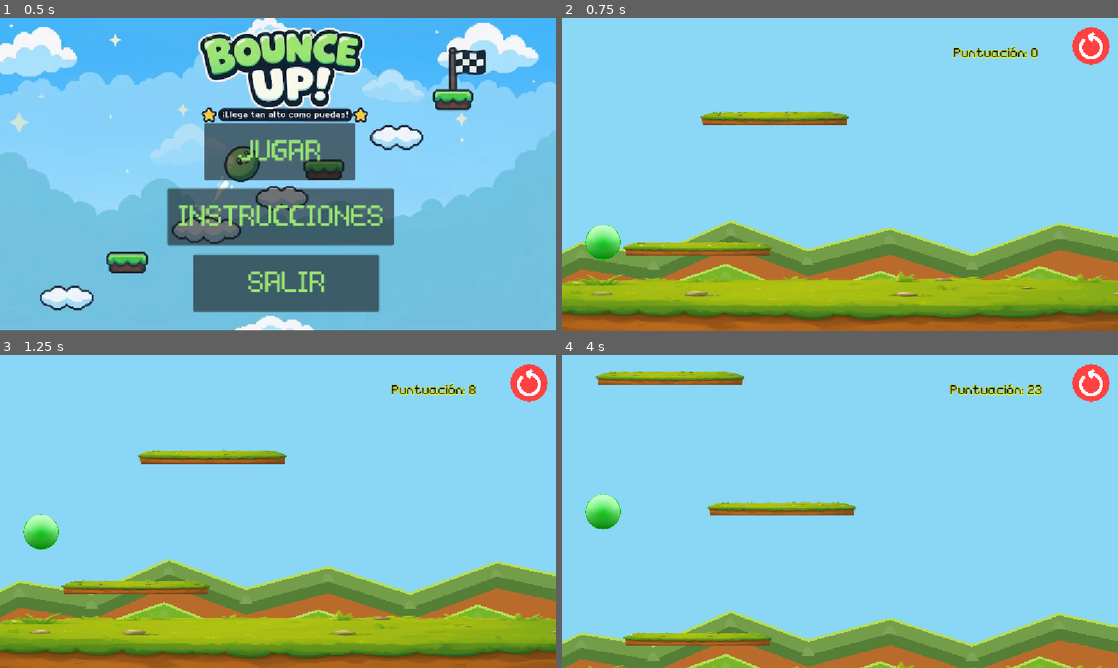
Above: before the commit, frames 1-4 (two rows, left to right).
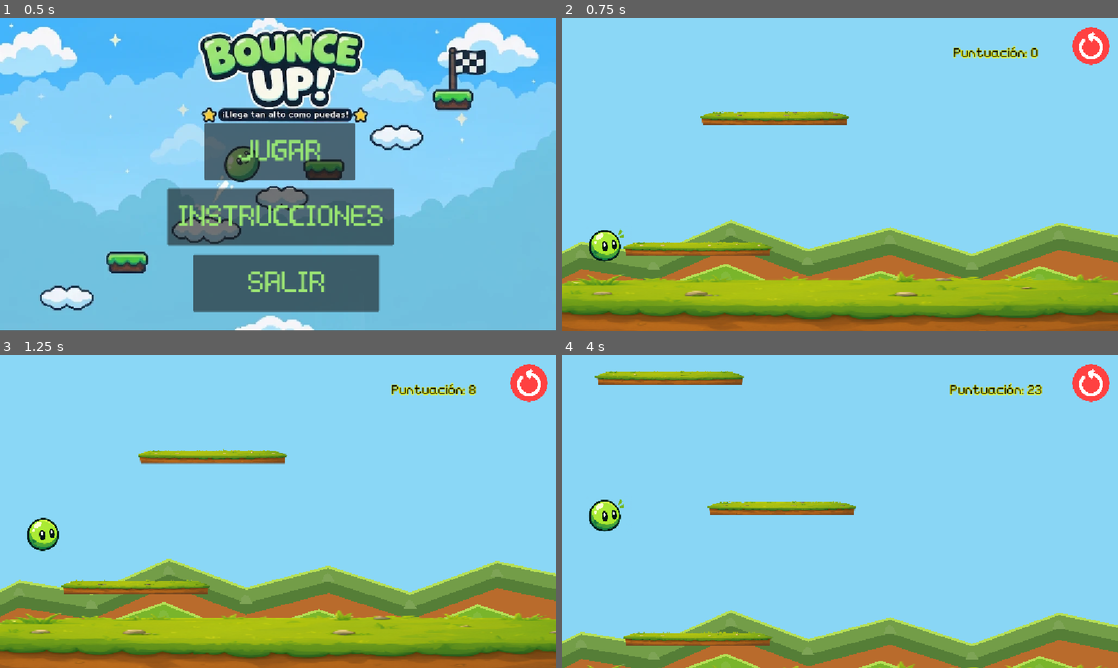
Above: after the commit, the same moments.

Repository: Miranda-511/Bounce-Up-
Game: Godot game, scene res://escenas/menu.tscn
Same seed, same stepped clock (60 frames per second), same inputs: the game is played once before the commit and once after it.
Inputs (mouse positions are in pixels of both pictures, inside the frame that each line leads up to):
- Up to frame 1 (0.5 s): no input
- Up to frame 2 (0.75 s): click "JUGAR" at 0.5 s
- Up to frame 3 (1.25 s): no input
- Up to frame 4 (4 s): click (1090, 383) at 1.25 s; click (1090, 383) at 2 s; click (1090, 383) at 2.75 s

Frame 1 is identical in both runs. In frame 2, 0.6% of the frame differs, in the area x 4-12%, y 66-78%; in frame 3, 1.1%; in frame 4, 1.8%, in the area x 0-100%, y 5-100%.

Commit message:
cambio de animaciones y sprites 1

Diff:
--- a/escenas/platform.tscn
+++ b/escenas/platform.tscn
@@ -16,6 +16,6 @@
 position = Vector2(39, 262)
 
 [node name="CollisionShape2D" type="CollisionShape2D" parent="StaticBody2D" unique_id=892721161]
-position = Vector2(893.125, 229)
+position = Vector2(888.125, 231)
 shape = SubResource("RectangleShape2D_fu541")
 one_way_collision = true
--- a/escenas/player.tscn
+++ b/escenas/player.tscn
@@ -1,6 +1,6 @@
 [gd_scene format=3 uid="uid://cfsn8nl7xmay2"]
 
-[ext_resource type="Texture2D" uid="uid://doi7qjubu6dsf" path="res://assets/green ball.png" id="1_esbpa"]
+[ext_resource type="Texture2D" uid="uid://km452lbxho06" path="res://assets/player anim sprite v2.png" id="1_esbpa"]
 
 [sub_resource type="GDScript" id="GDScript_esbpa"]
 resource_name = "mov"
@@ -17,23 +17,37 @@
 
 @onready var camera: Camera2D = $\"../Camera2D\"
 @onready var score_label: Label = $\"../CanvasLayer/ScoreLabel\"
+@onready var sprite: Sprite2D = $Sprite2D
 
 var start_y: float
 var highest_y: float
 
 
 func _ready():
+
 	start_y = global_position.y
 	highest_y = start_y
+
+	# CONFIGURACIÓN DEL SPRITE SHEET
+	sprite.hframes = 4
+	sprite.vframes = 4
+	sprite.frame = 0
 
 
 func _physics_process(delta: float) -> void:
 
+	# ==================================
 	# GRAVEDAD
+	# ==================================
+
 	if not is_on_floor():
 		velocity += get_gravity() * delta
 
+
+	# ==================================
 	# MOVIMIENTO HORIZONTAL
+	# ==================================
+
 	var direction := Input.get_axis(\"ui_left\", \"ui_right\")
 
 	if direction:
@@ -41,14 +55,33 @@
 	else:
 		velocity.x = move_toward(velocity.x, 0, SPEED)
 
+
+	# ==================================
 	# MOVIMIENTO Y COLISIONES
+	# ==================================
+
 	move_and_slide()
 
+
+	# ==================================
 	# REBOTE AUTOMÁTICO
+	# ==================================
+
 	if is_on_floor() and velocity.y >= 0:
 		velocity.y = JUMP_VELOCITY
 
+
+	# ==================================
+	# ANIMACIÓN
+	# ==================================
+
+	update_animation()
+
+
+	# ==================================
 	# SCREEN WRAPPING
+	# ==================================
+
 	var screen_width = get_viewport_rect().size.x
 
 	if global_position.x < -WRAP_MARGIN:
@@ -57,8 +90,13 @@
 	elif global_position.x > screen_width + WRAP_MARGIN:
 		global_position.x = -WRAP_MARGIN
 
+
+	# ==================================
 	# CÁMARA VERTICAL
+	# ==================================
+
 	if global_position.y < camera.global_position.y - CAMERA_TRIGGER:
+
 		var target_y = global_position.y + CAMERA_TRIGGER
 
 		camera.global_position.y = lerp(
@@ -67,30 +105,64 @@
 			min(CAMERA_SPEED * delta, 1.0)
 		)
 
+
+	# ==================================
 	# PUNTUACIÓN
+	# ==================================
+
 	if global_position.y < highest_y:
 		highest_y = global_position.y
 
 	var score = int((start_y - highest_y) / 10.0)
+
 	score_label.text = \"Puntuación: \" + str(max(score, 0))
 
+
+	# ==================================
 	# SI EL JUGADOR CAE, REINICIAR
+	# ==================================
+
 	if global_position.y > camera.global_position.y + FALL_LIMIT:
 		get_tree().reload_current_scene()
+
+
+# ==================================
+# ANIMACIÓN DEL JUGADOR
+# ==================================
+
+func update_animation():
+
+	# TOCANDO EL SUELO
+	if is_on_floor():
+		sprite.frame = 0
+
+	# SUBIENDO
+	elif velocity.y < -100.0:
+		sprite.frame = 4
+
+	# PUNTO MÁS ALTO
+	elif velocity.y <= 150.0:
+		sprite.frame = 8
+
+	# CAYENDO
+	else:
+		sprite.frame = 12
 "
 
 [sub_resource type="CircleShape2D" id="CircleShape2D_pv7or"]
-radius = 242.7267
+radius = 226.66663
 
 [node name="player" type="CharacterBody2D" unique_id=847637617]
 script = SubResource("GDScript_esbpa")
 
 [node name="Sprite2D" type="Sprite2D" parent="." unique_id=1025957690]
-position = Vector2(104.099976, 534.99994)
-scale = Vector2(0.13, 0.13)
+position = Vector2(110, 538)
+scale = Vector2(0.43101132, 0.37815127)
 texture = ExtResource("1_esbpa")
+hframes = 4
+vframes = 4
 
 [node name="CollisionShape2D" type="CollisionShape2D" parent="." unique_id=773558526]
-position = Vector2(104.645966, 534.99994)
+position = Vector2(109, 536)
 scale = Vector2(0.15, 0.15)
 shape = SubResource("CircleShape2D_pv7or")
Binary file added: assets/Sprite de salto de bolita verde kawaii.png
Not shown, added: assets/Sprite de salto de bolita verde kawaii.png.import
Binary file added: assets/player anim sprite v2.png
Not shown, added: assets/player anim sprite v2.png.import
